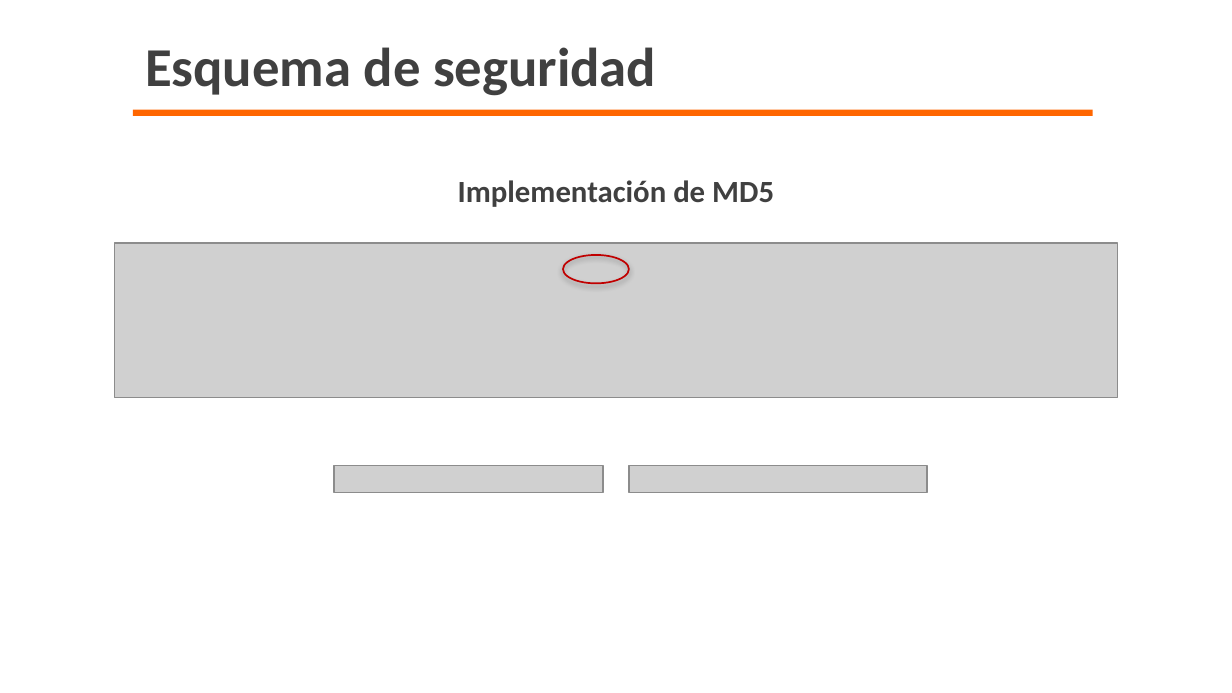
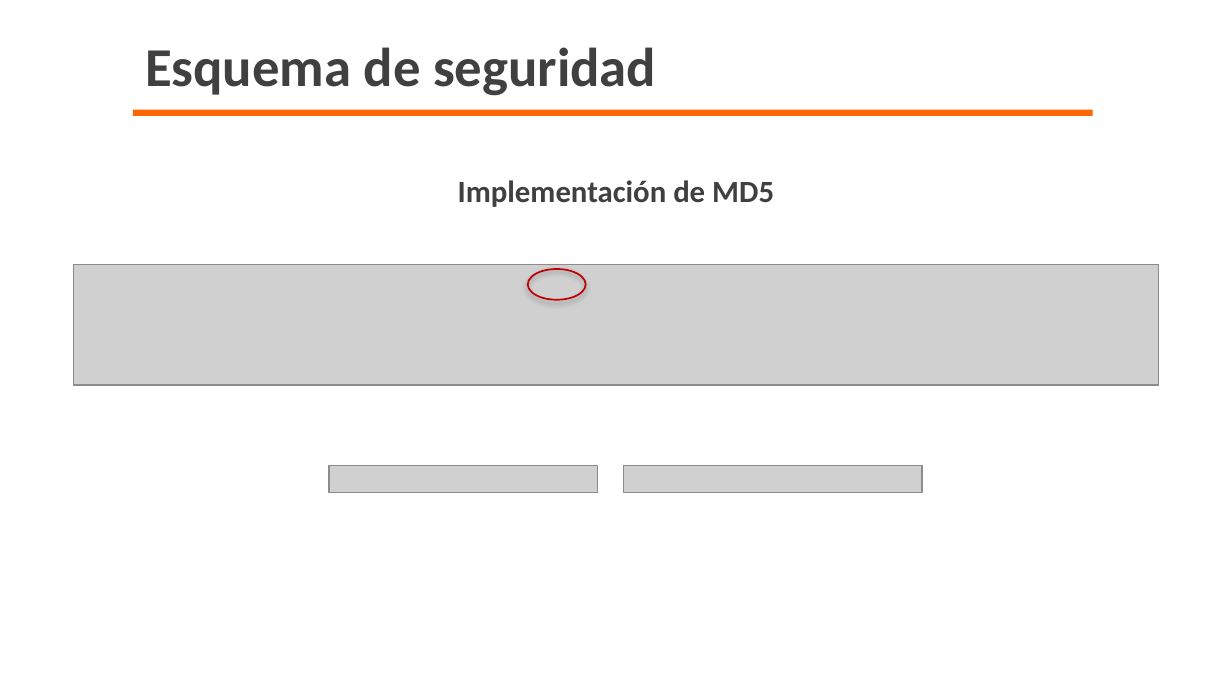
Before and after one commit to marcooolfoxygamer/Proyecto-GymSenApp, a slide deck: slide 22 of Documentación-GymSenApp/4 Trim/Proyecto GymSenApp T4.pptx. Drawn at 1232x693 pixels with LibreOffice and Linux fonts; fonts in the diff are those of the drawing; grey boxes stand for pictures; background and template pictures are left out. Boxes give left, top, right and bottom in pixels: in the first picture for what was removed or moved away, otherwise in the second. Text is boxed around its words. In the diff, an @@ line names an element or a change of style, - is before the commit and + after.

```diff
--- a/Documentación-GymSenApp/4 Trim/Proyecto GymSenApp T4.pptx
+++ b/Documentación-GymSenApp/4 Trim/Proyecto GymSenApp T4.pptx
@@ picture: place and size @@
-picture at [115,243,1117,398]
+picture at [74,265,1159,386]
@@ ellipse: place and size @@
-ellipse at [563,255,628,283]
+ellipse at [527,269,585,299]
@@ picture: place and size @@
-picture at [334,466,602,493]
+picture at [329,466,598,493]
@@ picture: place and size @@
-picture at [628,466,926,493]
+picture at [623,466,922,493]
```
Also in this commit, not shown: 14 other slides changed, 5 other files.
